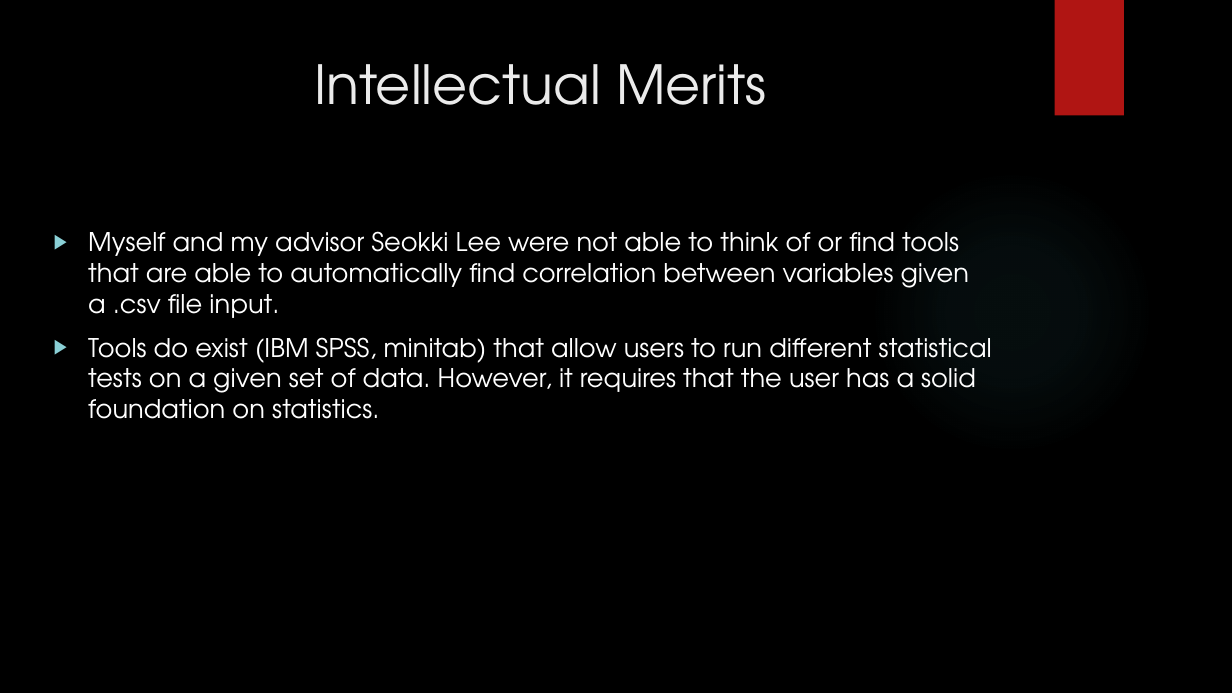
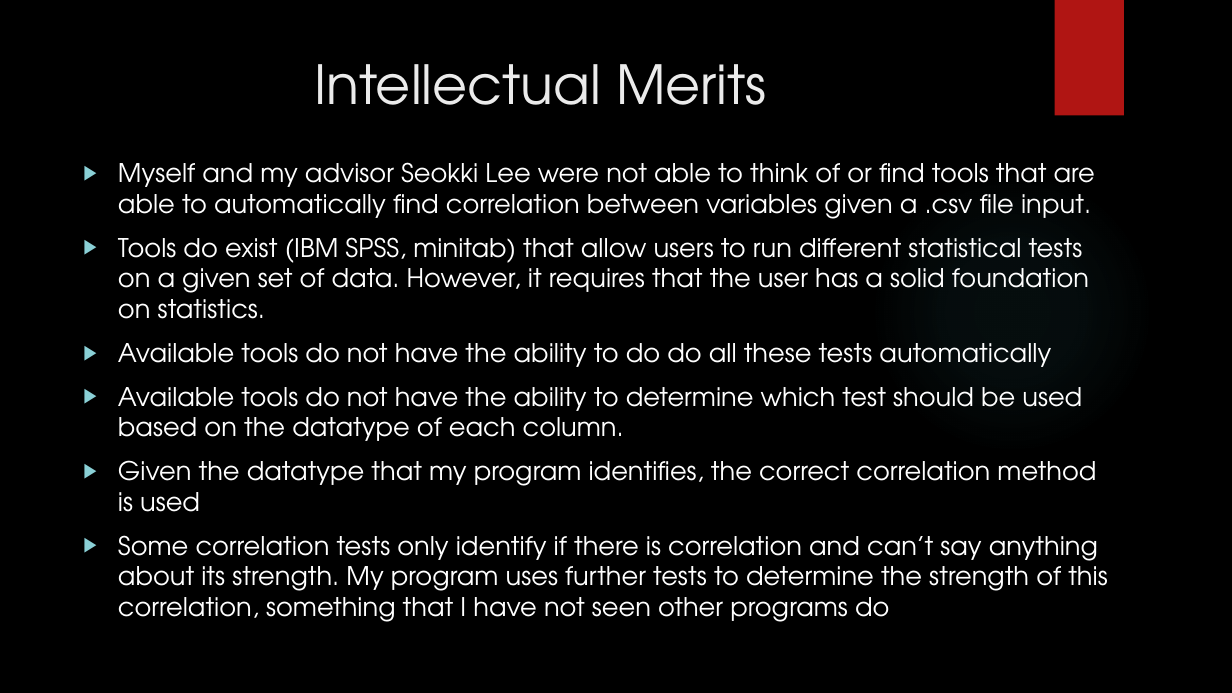
Before and after one commit to tedcordonnier/SeniorDesign, a slide deck: slide 4 of Spring_Presentation.pptx. Drawn at 1232x693 pixels with LibreOffice and Linux fonts; fonts in the diff are those of the drawing; background and template pictures are left out. Boxes give left, top, right and bottom in pixels: in the first picture for what was removed or moved away, otherwise in the second. Text is boxed around its words. In the diff, an @@ line names an element or a change of style, - is before the commit and + after.

```diff
--- a/Spring_Presentation.pptx
+++ b/Spring_Presentation.pptx
@@ text "Myself and my advisor Seokki ...": place and size @@
-text "Myself and my advisor Seokki ..." at (88,231,992,419)
+text "Myself and my advisor Seokki ..." at (118,162,1108,622)
@@ text at (118,343,1108,622): paragraphs added @@
+▶ Available tools do not have the ability to do do all these tests automatically
+▶ Available tools do not have the ability to determine which test should be used based on the datatype of each column.
+▶ Given the datatype that my program identifies, the correct correlation method is used
+▶ Some correlation tests only identify if there is correlation and can’t say anything about its strength. My program uses further tests to determine the strength of this correlation, something that I have not seen other programs do
```
Also in this commit, not shown: 1 other slide changed, 7 slides added, 8 slides removed, 18 other files.
